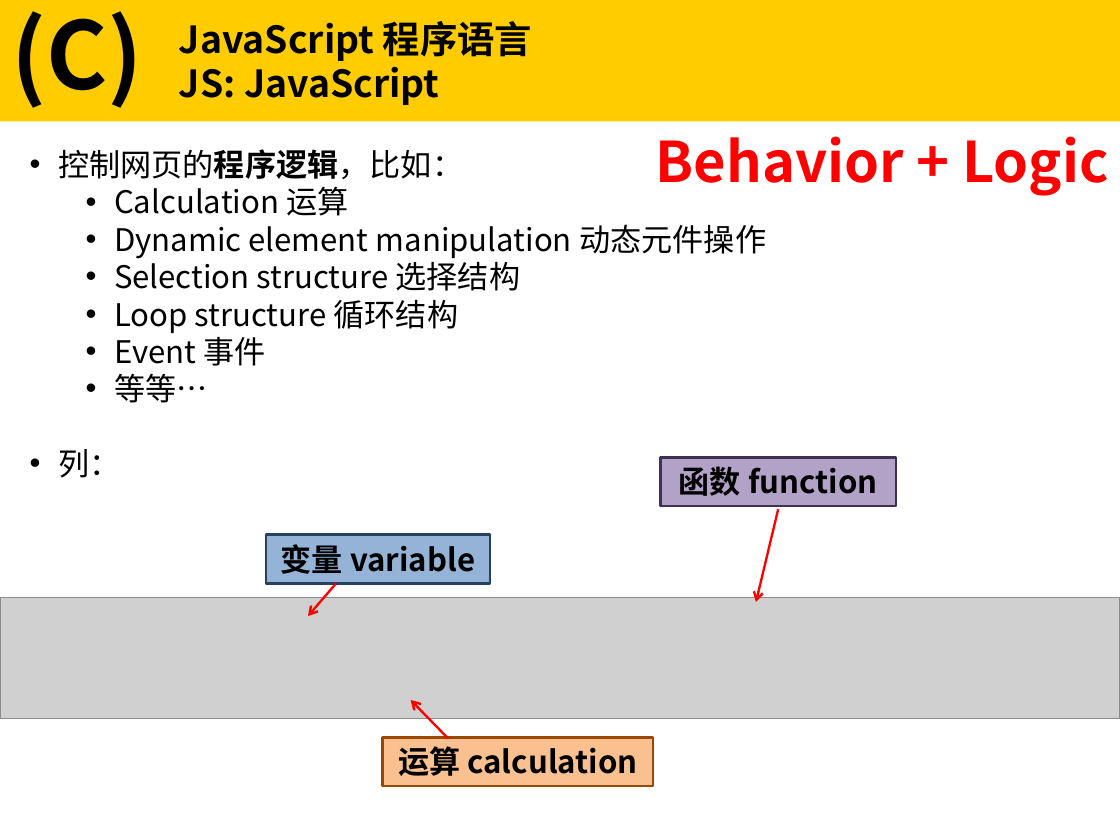
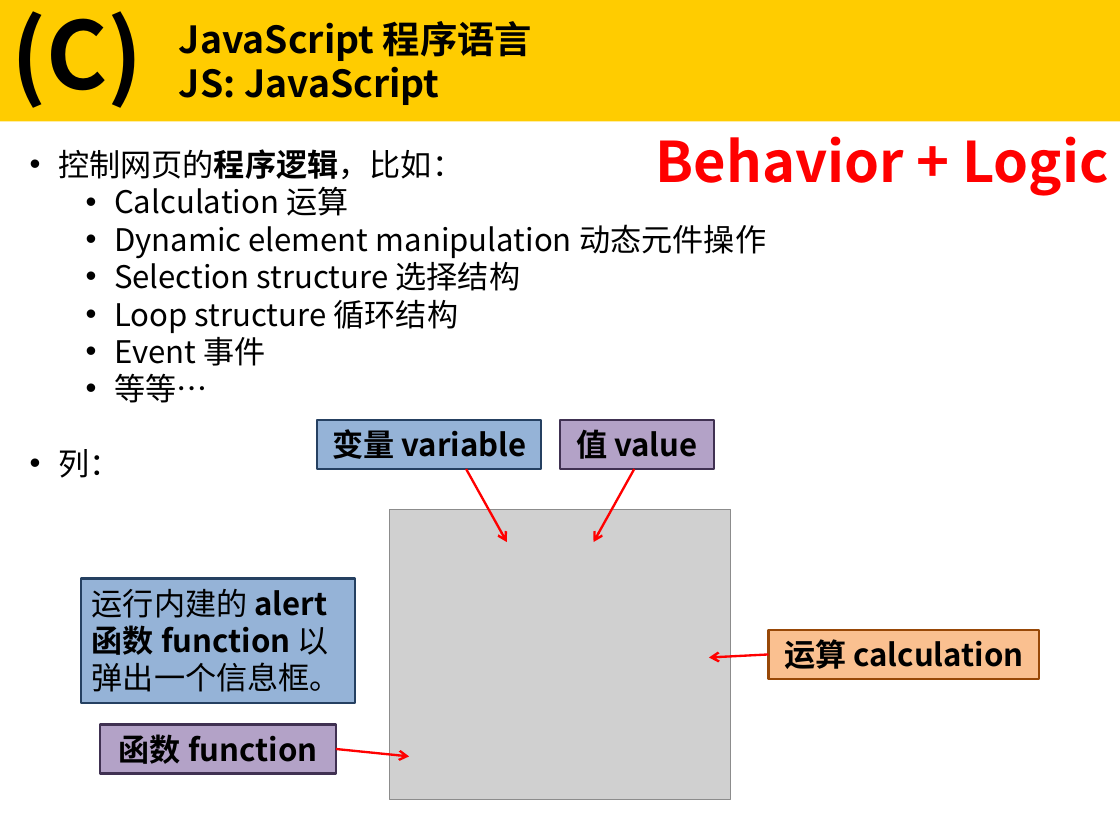
Before and after one commit to liawcv/liawcv.github.io, a slide deck: slide 24 of slide.pptx (slide 23 before the commit). Drawn at 1120x840 pixels with LibreOffice and Linux fonts; fonts in the diff are those of the drawing; grey boxes stand for pictures. Boxes give left, top, right and bottom in pixels: in the first picture for what was removed or moved away, otherwise in the second. Text is boxed around its words. In the diff, an @@ line names an element or a change of style, - is before the commit and + after.

```diff
--- a/slide.pptx
+++ b/slide.pptx
@@ rectangle "变量 variable": place and size @@
-rectangle "变量 variable" at (267,534,491,584)
+rectangle "变量 variable" at (317,420,541,469)
@@ rectangle added at (560,420,713,469), fill #B3A2C7, outline #403152 1.5 pt, 20 pt, text #000000, bold @@
+值 value
@@ arrow moved from (336, 584) - (308, 616) to (466, 469) - (507, 542) @@
@@ arrow added from (634, 469) to (594, 542), #FF0000 1.5 pt @@
@@ picture added at (389,510,730,800) @@
@@ picture removed at (0,597,1120,718) @@
@@ rectangle added at (81,579,355,703), fill #95B3D7, outline #254061 1.5 pt, 20 pt, text #000000, bold @@
+运行内建的 alert 函数 function 以弹出一个信息框。
@@ rectangle "运算 calculation": place and size @@
-rectangle "运算 calculation" at (383,737,654,786)
+rectangle "运算 calculation" at (768,629,1039,679)
@@ arrow moved from (448, 738) - (411, 700) to (768, 654) - (709, 657) @@
@@ rectangle "函数 function": place and size @@
-rectangle "函数 function" at (661,457,896,506)
+rectangle "函数 function" at (101,725,336,774)
@@ arrow moved from (778, 510) - (756, 601) to (336, 749) - (409, 756) @@
```
Also in this commit, not shown: 11 other slides changed, 4 slides added, 1 other file.
